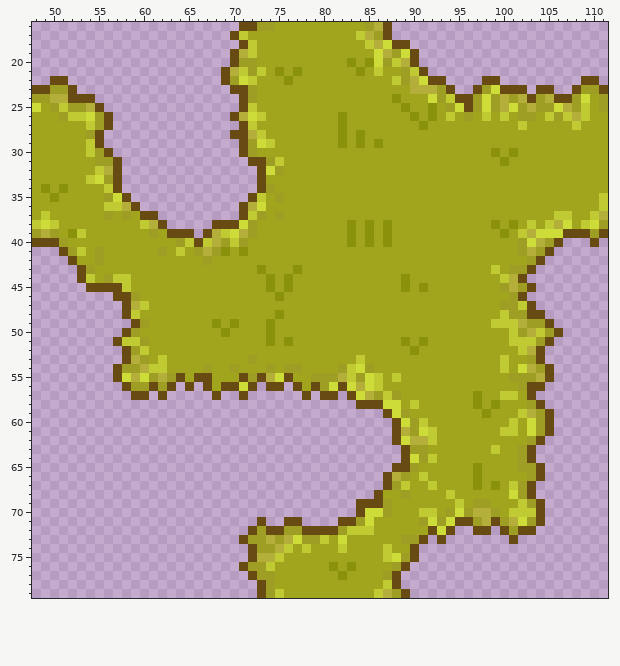
A pixel-art file gets an edit: Assets/Arts/TileMap_TileRule/TM/Land_Grass/YellowGrassTile.aseprite. Above: the version before the commit.
160x160 pixels, 1 frame. Colours within 5 levels of each other are drawn and written as one. Shown: x 48..111, y 16..79.
Now the later version:
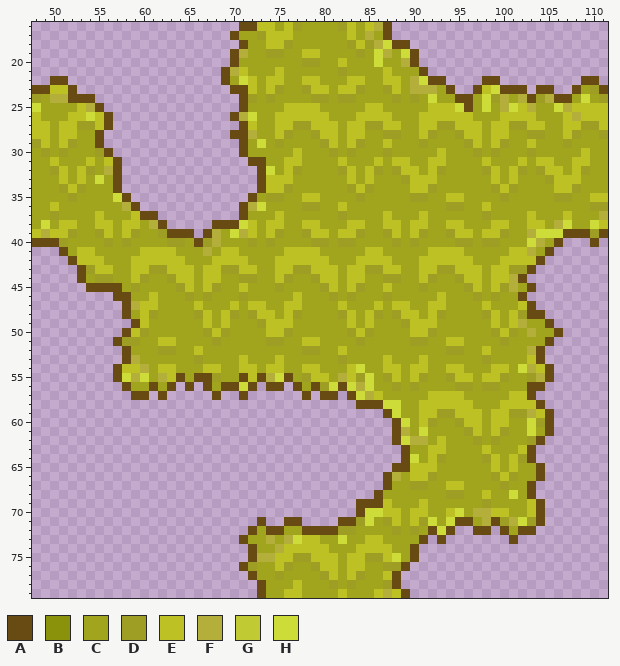
Palette (. is transparent): A #684a13  B #8a920b  C #a1a41d  D #9e9d24  E #bdc123  F #b4af3b  G #c0ca33  H #cddc39
The edit:
layer "Layer 2" added
Layer "Layer 2":
y 16: x 73..74 DD -> EE; x 76..77 CC -> ED; x 82..83 CC -> DE; x 85 D -> E
y 17: x 71 G -> C; x 73..76 CCCC -> DEEE; x 83..84 CG -> EC; x 86 D -> C
y 18: x 72 G -> C; x 74..76 CCC -> EED; x 83..85 CCG -> DED
y 19: x 72 G -> C; x 74..75 CC -> DD; x 78..79 CC -> EE; x 84 C -> D; x 88 D -> C
y 20: x 71..72 DD -> CC; x 78..79 CC -> DD; x 82..83 CB -> EC; x 85 B -> C; x 87..88 DG -> CC
y 21: x 71..73 GDG -> ECC; x 75 B -> E; x 77 B -> C; x 82 C -> D; x 84 B -> C; x 86..87 GC -> CE; x 89..90 DG -> CC
y 22: x 70 D -> C; x 72 G -> E; x 74..76 CCB -> EEC; x 78..79 CC -> EE; x 83..84 CC -> EE; x 87..89 CGD -> EEC
y 23: x 50..51 DD -> EE; x 72 D -> E; x 74..75 CC -> ED; x 78..80 CCC -> DEE; x 82..84 CCC -> EED; x 87..88 CC -> DE; x 93 D -> C; x 98 D -> E; x 109 D -> C
y 24: x 49 D -> C; x 74 C -> D; x 79..80 CC -> DD; x 82..83 CC -> DD; x 88 B -> D; x 90 C -> D; x 93..94 DG -> CC; x 97 D -> C; x 101 D -> C; x 108 D -> C
y 25: x 50..53 DGDD -> CCCE; x 72 G -> C; x 76..79 CCCC -> EEEE; x 85..86 CC -> EE; x 89 B -> C; x 92..94 BCD -> EEE; x 97 D -> C; x 99 D -> C; x 102 D -> E; x 104..105 DD -> CC; x 108..111 DGCD -> EEEE
y 26: x 48 C -> E; x 51..53 DGG -> CEE; x 55 D -> E; x 73 G -> C; x 75..80 CCCCCC -> EEEEEE; x 82 B -> C; x 84..87 CCCC -> EEEE; x 90..96 BCBCGCD -> CEEEEEE; x 98 G -> C; x 100..103 GCDD -> EEEE; x 105..107 GDG -> CCE; x 109..111 GCC -> EEE
y 27: x 48..49 CC -> EE; x 51..55 CCCGD -> EEDDE; x 72 G -> E; x 75..88 CCCCCCCBCCCCCC -> EEDDEEECEEDDEE; x 91..97 BCCCCCC -> EEDDEEE; x 99..104 CCCGCC -> EEDDEE; x 107..111 CGCCC -> EEDDE
y 28: x 48..49 CC -> EE; x 51..52 CC -> EE; x 54 D -> C; x 73 G -> C; x 75..76 CC -> ED; x 79..84 CCCBCB -> DEECEE; x 87..88 CC -> DD; x 91..92 CC -> ED; x 95..97 CCC -> DEE; x 99..100 CC -> EE; x 103..104 CC -> DD; x 107..108 CC -> ED; x 111 C -> D
y 29: x 48..49 CC -> DE; x 51..52 CC -> ED; x 54 G -> C; x 72 D -> C; x 74..75 GC -> CD; x 80..84 CCBCB -> DECED; x 86..87 BC -> CE; x 91 C -> D; x 96..97 CC -> DE; x 99..100 CC -> ED; x 103 C -> E; x 107 C -> D
y 30: x 49 C -> D; x 51 C -> D; x 54 G -> C; x 72 D -> C; x 77 C -> E; x 81 C -> D; x 83 C -> D; x 87 C -> D; x 93 C -> E; x 97 C -> D; x 99 B -> D; x 101 B -> C; x 103 C -> D; x 109 C -> E
y 31: x 50 C -> E; x 54..56 CDD -> ECE; x 74..77 DGCC -> CCEE; x 82 C -> E; x 86 C -> E; x 88..89 CC -> EE; x 92..93 CC -> EE; x 98 C -> E; x 100 B -> C; x 102 C -> E; x 104..105 CC -> EE; x 108..109 CC -> EE
y 32: x 50..51 CC -> DE; x 53..55 CCG -> EDC; x 75..77 DCC -> CED; x 82..83 CC -> DE; x 85..86 CC -> ED; x 88..90 CCC -> DEE; x 92..93 CC -> ED; x 98..99 CC -> DE; x 101..102 CC -> ED; x 104..106 CCC -> DEE; x 108..109 CC -> ED
y 33: x 51 C -> E; x 53..54 CG -> EC; x 56 D -> C; x 74..76 CCC -> EEE; x 83 C -> E; x 85 C -> E; x 89..92 CCCC -> DEEE; x 99 C -> E; x 101 C -> E; x 105..108 CCCC -> DEEE
y 34: x 49 B -> C; x 51..53 BCC -> DED; x 56 G -> C; x 74..76 DCC -> EED; x 83..85 CCC -> DED; x 90..92 CCC -> EED; x 99..101 CCC -> DED; x 106..108 CCC -> EED
y 35: x 50 B -> C; x 52 C -> D; x 56 D -> C; x 73..74 GC -> CD; x 78..79 CC -> EE; x 84 C -> D; x 90..91 CC -> DD; x 94..95 CC -> EE; x 100 C -> D; x 106..107 CC -> DD; x 110..111 CG -> EE
y 36: x 50 C -> E; x 56..57 GG -> CC; x 78..79 CC -> DD; x 82 C -> E; x 94..95 CC -> DD; x 98 C -> E; x 110..111 CG -> DD
y 37: x 49..50 GC -> CD; x 55..56 CD -> EC; x 58..59 DC -> CE; x 72..73 GD -> CC; x 75 D -> E; x 82 C -> D; x 87 C -> E; x 91 C -> E; x 98 C -> D; x 103 C -> E; x 106..107 GG -> CE; x 110 G -> C
y 38: x 48 G -> C; x 50..52 GCC -> CEE; x 55..56 CC -> EE; x 58..60 CCG -> EEC; x 72 D -> E; x 74..75 CC -> EE; x 78..79 CC -> EE; x 83..85 BCB -> EEC; x 87..88 BC -> EE; x 90..91 CC -> EE; x 94..95 CC -> EE; x 99..101 BCB -> EEC; x 103..105 GCG -> EEC; x 109 G -> C; x 111 D -> E
y 39: x 48 D -> E; x 50..53 DCBG -> EEDC; x 55..56 CC -> DE; x 58..59 CC -> ED; x 61..62 DC -> CD; x 69 G -> C; x 72 D -> E; x 74..75 CC -> ED; x 78..80 CCC -> DEE; x 82..85 CBCB -> EEDC; x 87..88 BC -> DE; x 90..91 CC -> ED; x 94..96 CCC -> DEE; x 98..100 CCB -> EED; x 102 G -> C
y 40: x 56 C -> D; x 58 C -> D; x 63 C -> D; x 65 G -> C; x 67 G -> D; x 69..72 DGDC -> CCCD; x 74 C -> D; x 79..80 CC -> DD; x 82..83 CB -> DD; x 85 B -> C; x 87..88 BC -> CD; x 90 C -> D; x 95..96 CC -> DD; x 98..99 CC -> DD; x 102 D -> C; x 105 D -> C
y 41: x 52..55 DGCD -> CEEC; x 60..64 CCDCG -> EEEEC; x 66 D -> C; x 68..71 DBCB -> CEEC; x 76..79 CCCC -> EEEE; x 85..86 CC -> EE; x 92..95 CCCC -> EEEE; x 101..102 CD -> EE; x 104 D -> C
y 42: x 53..55 CCD -> EEE; x 59..64 CCCCCC -> EEEEEE; x 67..71 DCCCC -> CEEEE; x 75..80 CCCCCC -> EEEEEE; x 84..87 CCCC -> EEEE; x 91..96 CCCCCC -> EEEEEE; x 100..103 CCCD -> EEEE
y 43: x 55..56 CC -> EE; x 59..65 CCCCCCC -> EEDDEEE; x 67..73 CCCCCCB -> EEDDEEC; x 75..81 CCBCCCC -> EEDDEEE; x 83..88 CCCCCC -> EEDDEE; x 91..97 CCCCCCC -> EEDDEEE; x 99..100 GC -> EE
y 44: x 54..55 GC -> CD; x 57..60 GGCC -> CCED; x 63..65 CCC -> DEE; x 67..68 CC -> EE; x 71..72 CC -> DD; x 74..76 BCB -> CED; x 79..81 CCC -> DEE; x 83..84 CC -> EE; x 87..89 CCB -> DDC; x 91..92 CC -> ED; x 95..97 CCC -> DEE; x 99..100 CG -> EE
y 45: x 58..59 GC -> CD; x 64..65 CC -> DE; x 67..68 CC -> ED; x 71 C -> E; x 74..76 BCB -> CDC; x 80..81 CC -> DE; x 83..84 CC -> ED; x 87 C -> E; x 89 B -> C; x 91 B -> D; x 96..97 CC -> DE; x 99 C -> E; x 102 D -> C
y 46: x 59 D -> C; x 61 C -> E; x 65 C -> D; x 67 C -> D; x 71 C -> D; x 75 B -> C; x 77 C -> E; x 81 C -> D; x 83 C -> D; x 87 C -> D; x 93 C -> E; x 97 C -> D; x 99 C -> D; x 101 D -> C
y 47: x 60..61 GC -> EE; x 66 C -> E; x 70 C -> E; x 72..73 CC -> EE; x 76..77 CC -> EE; x 82 C -> E; x 86 C -> E; x 88..89 CC -> EE; x 92..93 CC -> EE; x 98 C -> E; x 100..102 DDG -> CCE
y 48: x 59..61 GCC -> CED; x 66..67 CC -> DE; x 69..70 CC -> ED; x 72..77 CCCBCC -> DEECED; x 82..83 CC -> DE; x 85..86 CC -> ED; x 88..90 CCC -> DEE; x 92..93 CC -> ED; x 98..101 CCGD -> DECE
y 49: x 60 D -> E; x 67..70 CBCB -> ECEC; x 73..76 CBCC -> DEEE; x 83 C -> E; x 85 C -> E; x 89..92 CCCC -> DEEE; x 99..101 GGG -> ECE; x 103..104 DD -> CC
y 50: x 59..60 DC -> ED; x 67..69 CCB -> DED; x 74..76 BCC -> EED; x 83..85 CCC -> DED; x 90..92 CCC -> EED; x 99..102 CCGD -> DEDC; x 104..105 GD -> CC
y 51: x 58..60 GGD -> DDC; x 62..63 CC -> EE; x 68 C -> D; x 74..76 BCB -> DDC; x 78..79 CC -> EE; x 84 C -> D; x 89..91 BCB -> CDD; x 94..95 CC -> EE; x 100..104 CGGGD -> DCCCC
y 52: x 59..60 DG -> CC; x 62..63 CC -> DD; x 66 C -> E; x 78..79 CC -> DD; x 82 C -> E; x 90 B -> C; x 94..95 CC -> DD; x 98 C -> E; x 102 G -> C
y 53: x 60 D -> C; x 62 G -> C; x 66 C -> D; x 71..72 CD -> EC; x 75 C -> E; x 82 C -> D; x 84 G -> C; x 87 C -> E; x 91 C -> E; x 98 C -> D; x 100 G -> C; x 103 D -> E
y 54: x 58..59 DD -> EE; x 61..63 GGC -> CEE; x 67..68 DC -> EE; x 70..72 DCC -> CEE; x 74..79 DCDDCC -> EECCEE; x 82..83 DG -> CE; x 85 D -> C; x 87..88 CC -> EE; x 90..91 CC -> EE; x 94..95 CC -> EE; x 99..100 CG -> EE; x 104 D -> E
y 55: x 61 D -> C; x 63 D -> E; x 68 C -> D; x 72 D -> E; x 78..81 CDDD -> DEEC; x 83 G -> E; x 86..88 GCG -> CDE; x 90..91 CC -> ED; x 94..96 CCC -> DEE; x 98..102 CCCDD -> EEDCC
y 56: x 59..60 DD -> CC; x 62 D -> C; x 86 G -> C; x 88 C -> D; x 90 C -> D; x 95..96 CC -> DD; x 98..99 CC -> DD; x 102 D -> C
y 57: x 86..88 DGD -> ECC; x 92..95 CCCC -> EEEE; x 97 B -> C; x 100..102 GGC -> CEE
y 58: x 90..97 GCCCCCCB -> CEEEEEEC; x 99..103 BCCCD -> CEEEE
y 59: x 89 D -> C; x 91..102 CCCCCCCBCCCG -> EEDDEEECEEDD; x 104 D -> E
y 60: x 90..92 DGC -> CED; x 95..97 CCC -> DEE; x 99..101 CCG -> EEC
y 61: x 90 D -> C; x 92 G -> C; x 96..97 CC -> DE; x 99..101 CGG -> EDC; x 104 D -> C
y 62: x 92..93 GC -> CE; x 97 C -> D; x 99 C -> D
y 63: x 90..93 DDCC -> CCEE; x 98..99 CG -> EC; x 102 D -> E
y 64: x 91..93 DGC -> CED; x 98..99 CC -> DE; x 101 C -> E
y 65: x 90..92 DCC -> EEE; x 97 B -> C; x 99 C -> E; x 101..103 CDD -> ECC
y 66: x 89..92 DCGC -> CEED; x 97 B -> C; x 99..101 CCC -> DED; x 103 D -> C
y 67: x 88..92 DGCCG -> CCDDC; x 94..95 CC -> EE; x 97 B -> C; x 99..102 BCGD -> CDCC
y 68: x 89 D -> C; x 94..95 GC -> DD; x 98 C -> E; x 102 D -> C
y 69: x 87 D -> E; x 91 C -> E; x 95 G -> C; x 97 D -> C; x 102..103 GD -> CE
y 70: x 87..88 DC -> EE; x 90..92 CGG -> EEC; x 94 D -> E; x 96 D -> C; x 99..103 DCGGG -> EECCE
y 71: x 87..88 CC -> DE; x 90 C -> E; x 93 D -> C; x 97 D -> C
y 72: x 73 D -> C; x 76..77 DD -> CC; x 83..85 GGG -> DCC; x 88 C -> D; x 90 C -> D; x 101 D -> C
y 73: x 72..73 DD -> CC; x 75 D -> C; x 78..80 DDG -> EEC; x 85..86 CC -> EE; x 89..90 DD -> CC
y 74: x 73..74 DD -> CC; x 76..80 GCGCC -> EEEEE; x 82 G -> C; x 84..87 CCCG -> EEEE
y 75: x 75..81 GCCCCCC -> EEDDEEE; x 83..87 CCCCG -> EEDDE; x 89 D -> C
y 76: x 73..76 DGCC -> CCED; x 79..81 CCB -> DEE; x 83..84 BC -> EE; x 87 C -> D
y 77: x 73..75 DDC -> CCD; x 80..84 CCBCC -> DECED; x 87 D -> E
y 78: x 74 D -> C; x 77 C -> E; x 81 C -> D; x 83 C -> D; x 87 G -> D
y 79: x 74..77 DGCC -> CCEE; x 82 C -> E; x 86 G -> E; x 88 D -> E
Changed places in both pictures, as pixel boxes (x1, y1, x2, y2):
changed: (32, 22, 608, 598)
